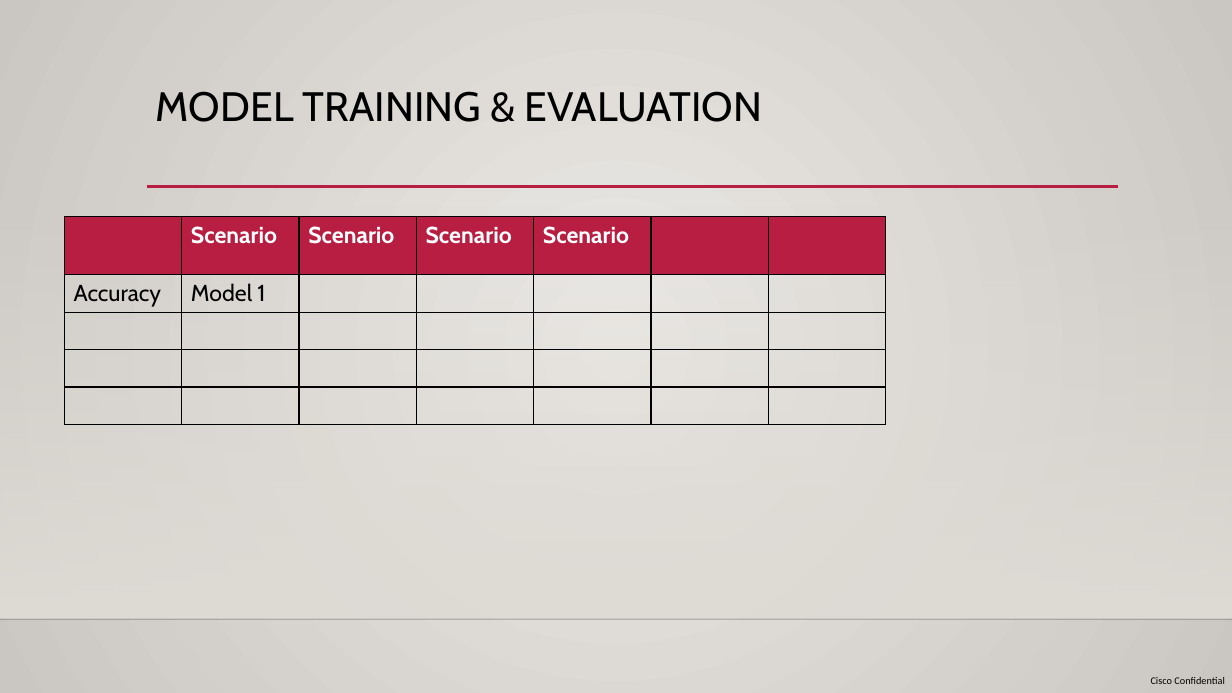
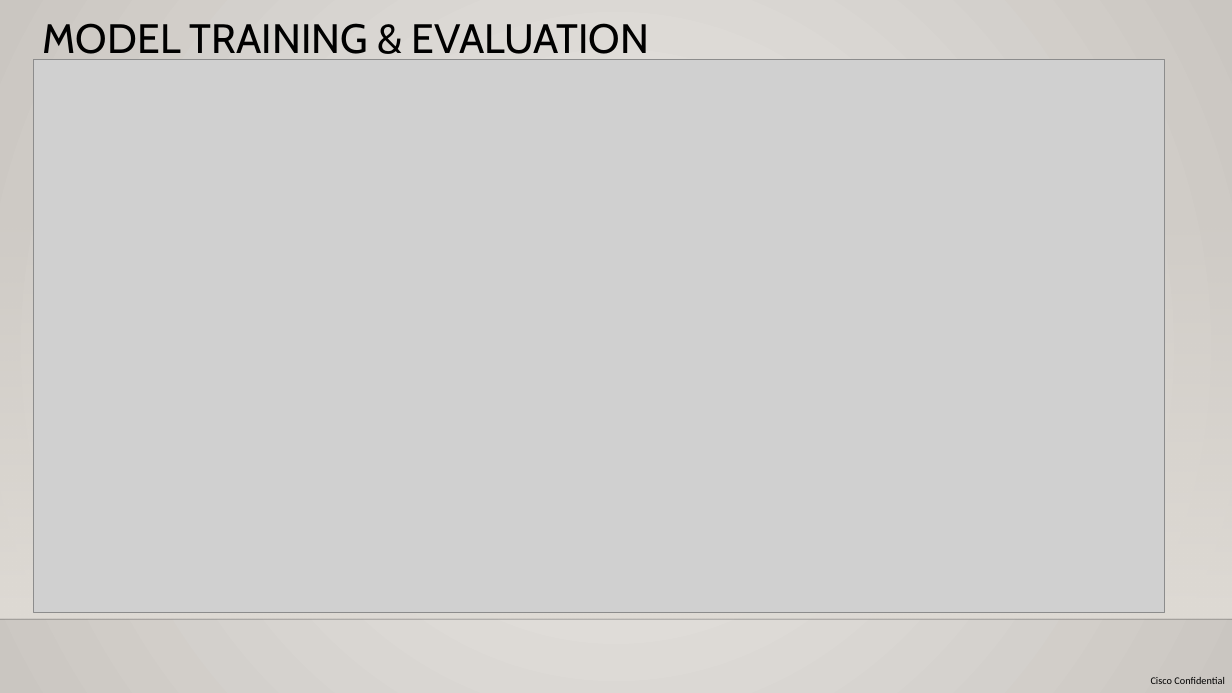
Before and after one commit to RAJESHVELAMALA/project2, a slide deck: slide 9 of Team 5 - Project 2 - Presentation.pptx. Drawn at 1232x693 pixels with LibreOffice and Linux fonts; fonts in the diff are those of the drawing; grey boxes stand for pictures; background and template pictures are left out. Boxes give left, top, right and bottom in pixels: in the first picture for what was removed or moved away, otherwise in the second. Text is boxed around its words. In the diff, an @@ line names an element or a change of style, - is before the commit and + after.

Commit message:
Final Presentation

```diff
--- a/Team 5 - Project 2 - Presentation.pptx
+++ b/Team 5 - Project 2 - Presentation.pptx
@@ title "MODEL TRAINING & EVALUATION" rewrapped from box(156, 91, 762, 122) to box(43, 23, 649, 60) @@
@@ picture added at box(33, 59, 1165, 613) @@
@@ line removed from (147, 187) to (1118, 187) @@
@@ table removed at box(65, 217, 886, 425), 5 rows, 7 columns @@
- | Scenario | Scenario | Scenario | Scenario |  | 
-Accuracy | Model 1 |  |  |  |  | 
- |  |  |  |  |  | 
- |  |  |  |  |  | 
- |  |  |  |  |  | 
```
